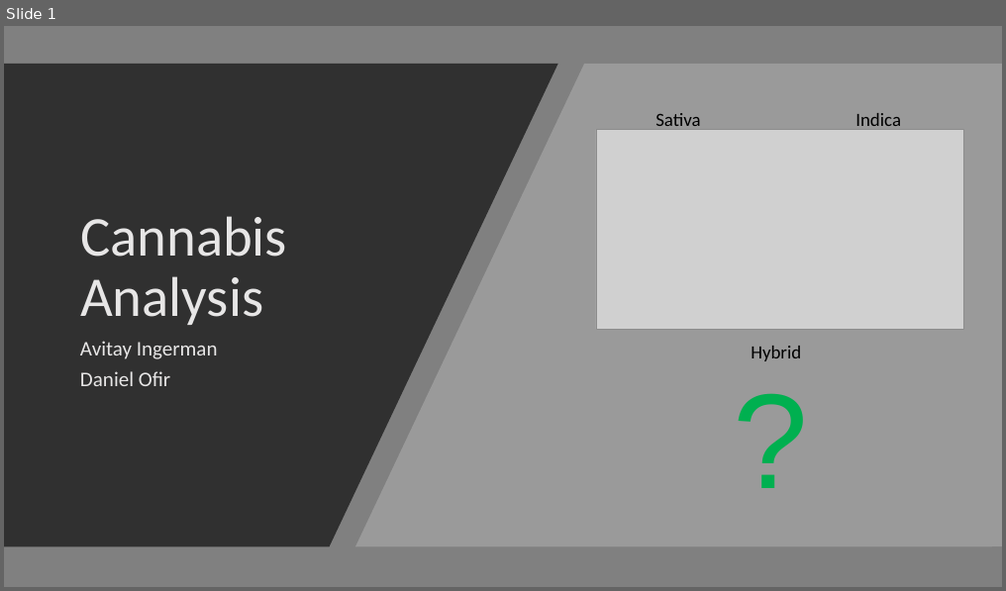
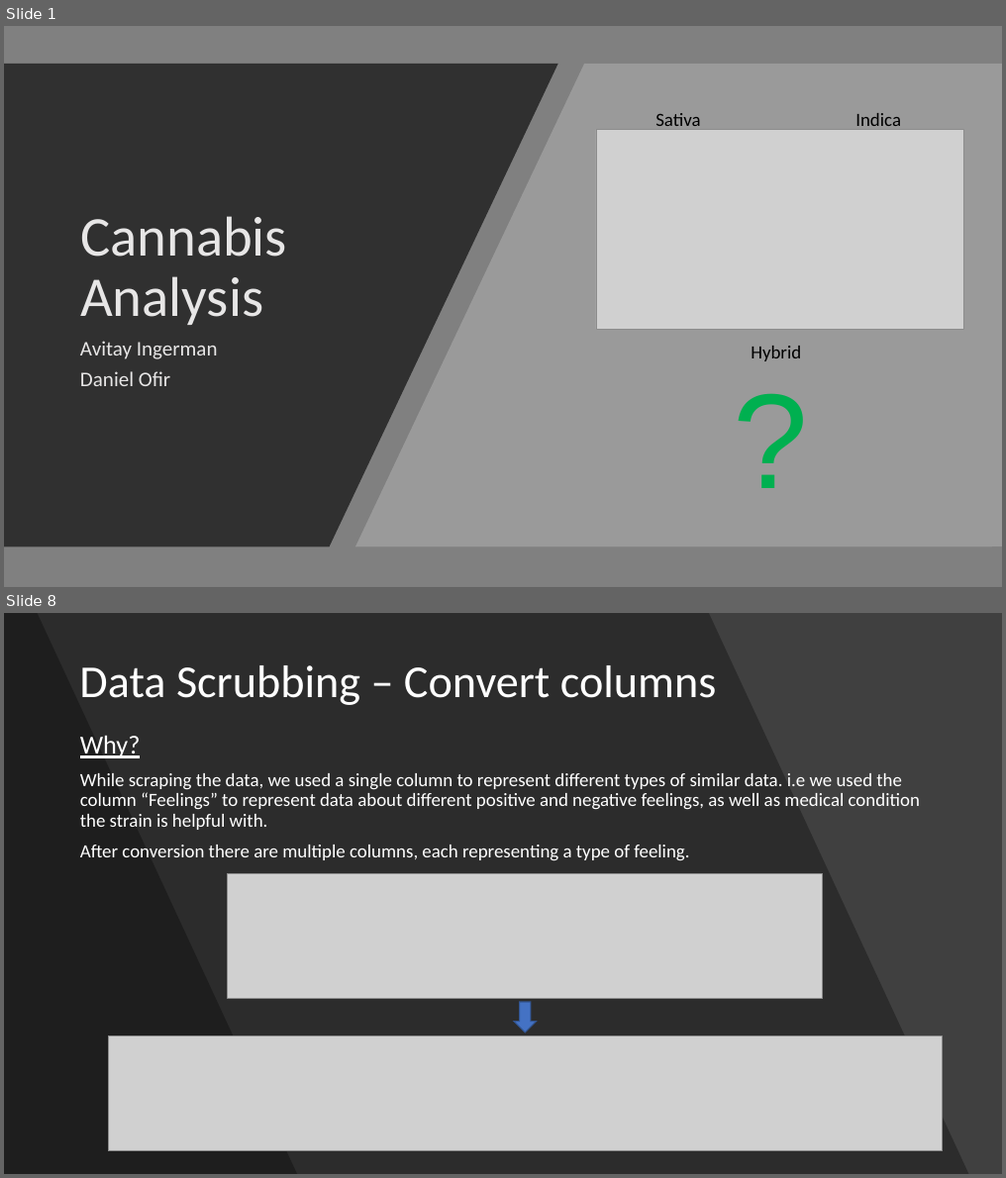
Before and after one commit to DanielOfir/Cannabis-Analysis, a slide deck: Cannabis Analysis.pptx. Shown one above the other, each under a label of ours: slide 1 before the commit, slides 1 and 8 after it; the slides between them are not shown. The pictures are 1006x591 and 1006x1178 pixels, drawn with LibreOffice and Linux fonts; fonts in the diff are those of the drawing; grey boxes stand for pictures. Boxes give left, top, right and bottom in pixels: in the first picture for what was removed or moved away, otherwise in the second. Text is boxed around its words. In the diff, an @@ line names an element or a change of style, - is before the commit and + after.

```diff
--- a/Cannabis Analysis.pptx
+++ b/Cannabis Analysis.pptx
@@ slide 8 added at bbox=[4, 613, 1002, 1174], background #404040 @@
@@ freeform shape added at bbox=[4, 613, 969, 1174], fill #000000 at 30% opacity @@
@@ freeform shape added at bbox=[4, 613, 297, 1174], fill #000000 at 30% opacity @@
@@ title added at bbox=[79, 665, 717, 705], 44 pt, text #FFFFFF @@
+Data Scrubbing – Convert columns
@@ text added at bbox=[80, 735, 920, 861], 18 pt, text #FFFFFF @@
+Why?
+While scraping the data, we used a single column to represent different types of similar data. i.e we used the column “Feelings” to represent data about different positive and negative feelings, as well as medical condition the strain is helpful with.
+After conversion there are multiple columns, each representing a type of feeling.
@@ picture added at bbox=[228, 873, 823, 998] @@
@@ down arrow added at bbox=[514, 1002, 537, 1033], fill #4472C4, outline #325491 1 pt @@
@@ picture added at bbox=[108, 1036, 943, 1152] @@
```
Also in this commit, not shown: 2 slides changed, 11 other slides added, 8 other files.
